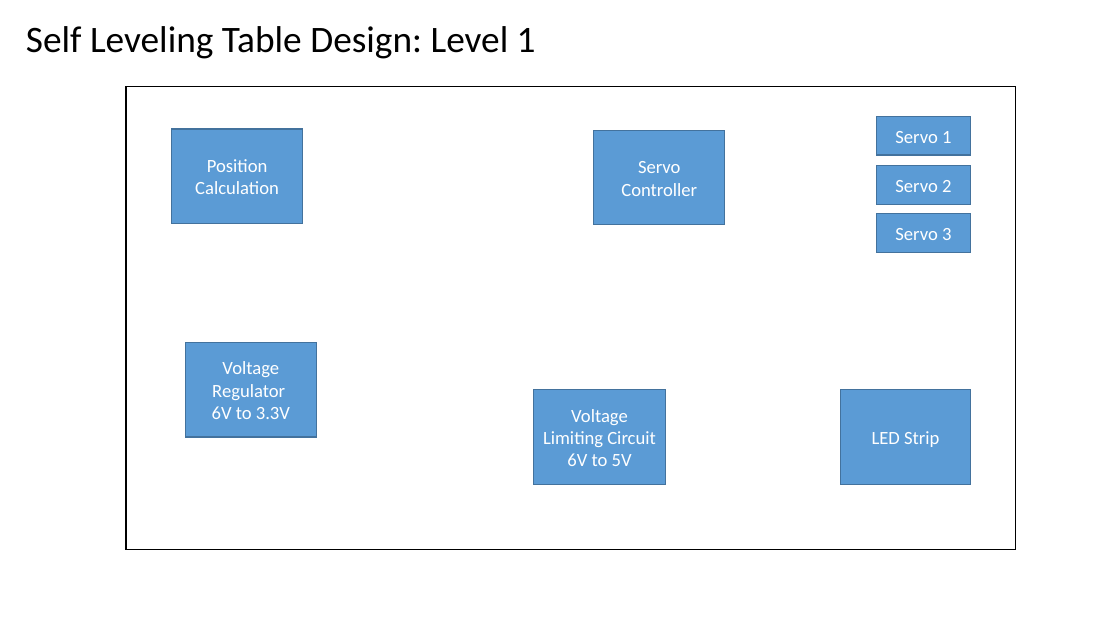
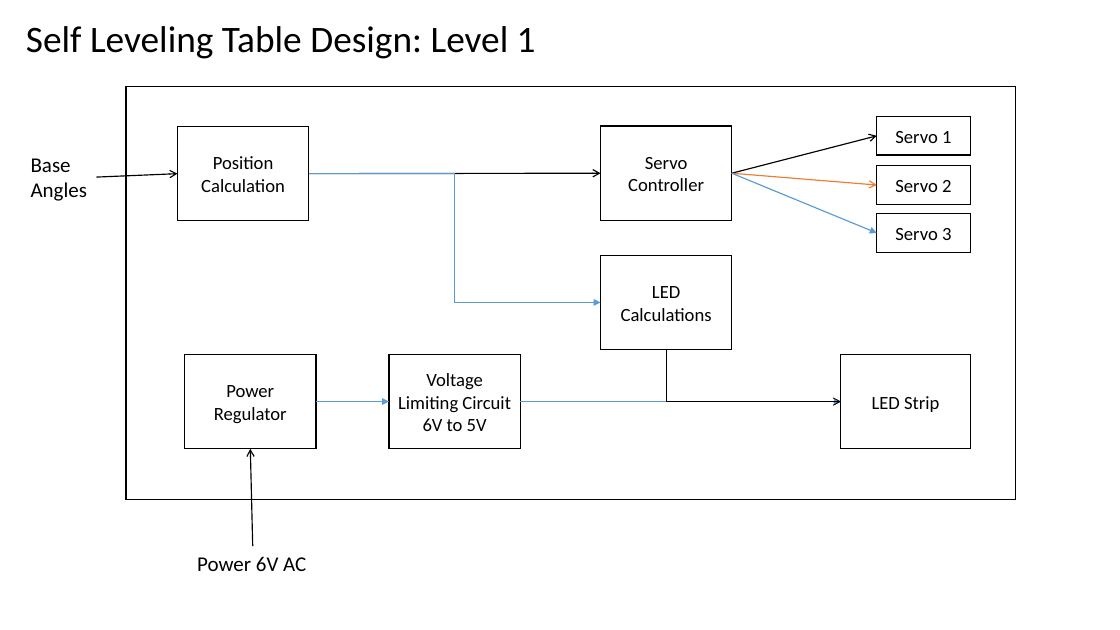
Before and after one commit to hsean/ECE-411-Practicum, a slide deck: slide 2 of Block Diagram/HW5_BlockDiagrams.pptx. Drawn at 1120x630 pixels with LibreOffice and Linux fonts; fonts in the diff are those of the drawing. Boxes give left, top, right and bottom in pixels: in the first picture for what was removed or moved away, otherwise in the second. Text is boxed around its words. In the diff, an @@ line names an element or a change of style, - is before the commit and + after.

```diff
--- a/Block Diagram/HW5_BlockDiagrams.pptx
+++ b/Block Diagram/HW5_BlockDiagrams.pptx
@@ rectangle resized from (x1=126, y1=87, x2=1016, y2=549) to (x1=126, y1=87, x2=1016, y2=500) @@
@@ rectangle "Position Calculation" moved from (x1=171, y1=129, x2=302, y2=223) to (x1=177, y1=126, x2=308, y2=220) @@
@@ rectangle "Servo Controller" moved from (x1=594, y1=130, x2=725, y2=224) to (x1=601, y1=126, x2=732, y2=220) @@
@@ arrow added from (732, 173) to (877, 136), #000000 1 pt @@
@@ text added at (x1=31, y1=158, x2=87, y2=201), 18 pt, text #000000 @@
+Base
+Angles
@@ arrow added from (97, 177) to (177, 174), #000000 1 pt @@
@@ arrow added from (309, 174) to (601, 173), #000000 1 pt @@
@@ elbow arrow added from (309, 174) to (601, 302), #5B9BD5 1 pt @@
@@ arrow added from (732, 173) to (877, 185), #ED7D31 1 pt @@
@@ arrow added from (732, 173) to (877, 233), #5B9BD5 1 pt @@
@@ rectangle added at (x1=601, y1=255, x2=732, y2=350), fill #FFFFFF, outline #000000 1 pt, 16 pt, text #000000 @@
+LED Calculations
@@ rectangle "Power" moved from (x1=185, y1=343, x2=316, y2=437) to (x1=185, y1=355, x2=316, y2=449) @@
@@ rectangle "Power" at (x1=185, y1=355, x2=316, y2=449): fill #5B9BD5 to #FFFFFF; outline #43739E 1 pt to #000000 1 pt @@
@@ text colour #FFFFFF to #000000; fill #5B9BD5 to #FFFFFF; outline #43739E 1 pt to #000000 1 pt in 7 elements at (x1=877, y1=117, x2=970, y2=155), (x1=877, y1=166, x2=970, y2=204), (x1=877, y1=213, x2=970, y2=252), (x1=177, y1=126, x2=308, y2=220), (x1=601, y1=126, x2=732, y2=220), (x1=841, y1=355, x2=970, y2=449), (x1=389, y1=355, x2=520, y2=450) @@
@@ rectangle "Voltage Limiting Circuit" moved from (x1=534, y1=390, x2=665, y2=484) to (x1=389, y1=355, x2=520, y2=450) @@
@@ elbow arrow added from (666, 350) to (841, 402), #000000 0.75 pt @@
@@ rectangle "LED Strip" moved from (x1=841, y1=390, x2=970, y2=484) to (x1=841, y1=355, x2=970, y2=449) @@
@@ text in rectangle at (x1=214, y1=385, x2=287, y2=423): text changed; text colour #FFFFFF to #000000 @@
-Voltage Regulator
-6V to 3.3V
+Power
+Regulator
@@ arrow added from (316, 402) to (389, 402), #5B9BD5 1 pt @@
@@ arrow added from (520, 402) to (841, 402), #5B9BD5 1 pt @@
@@ arrow added from (253, 546) to (250, 449), #000000 1 pt @@
@@ text added at (x1=197, y1=556, x2=306, y2=571), 18 pt, text #000000 @@
+Power 6V AC
```
Also in this commit, not shown: 1 other slide changed, 8 other files.
